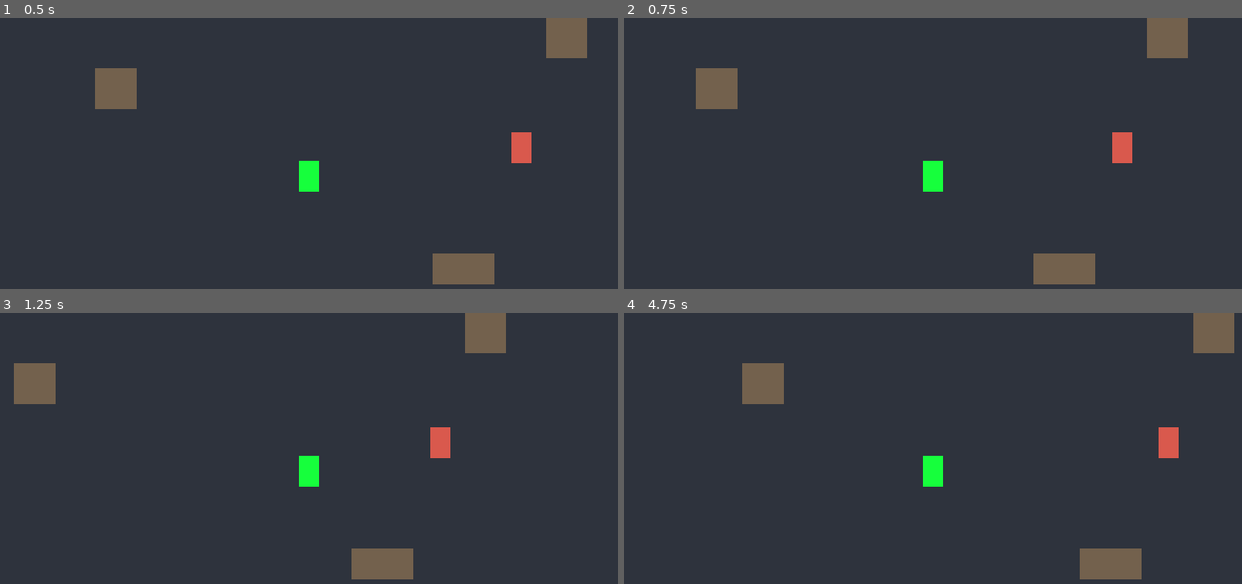
Above: before the commit, frames 1-4 (two rows, left to right).
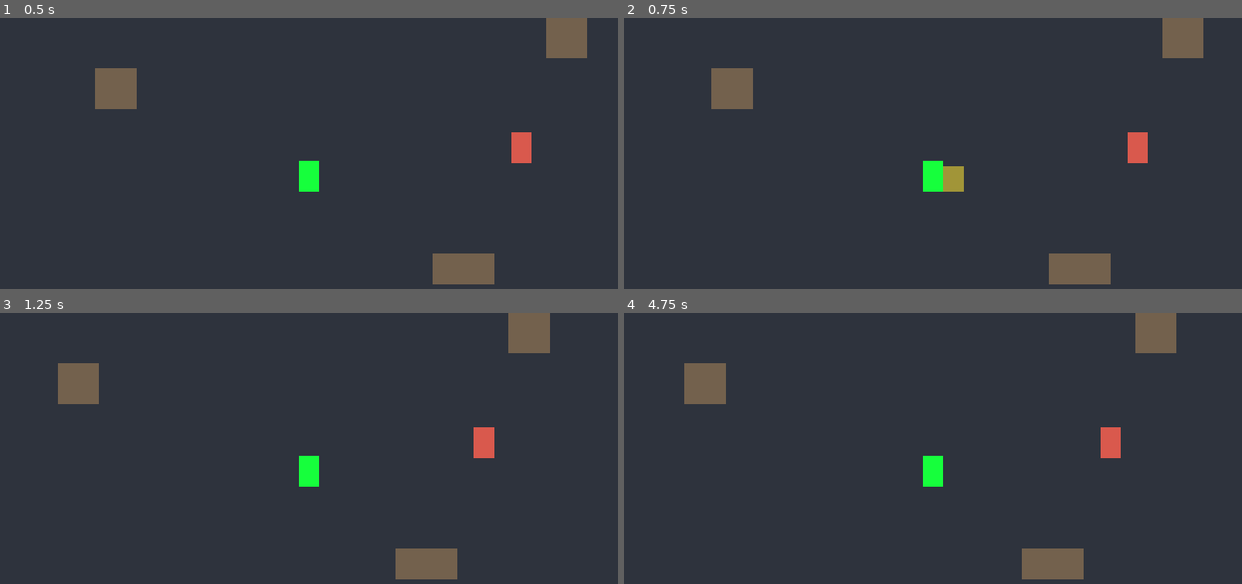
Above: after the commit, the same moments.

Repository: 7sda58/WEAPON_MASTERY_RPG
Game: Godot game, scene res://scenes/levels/test_arena.tscn
Two runs of this game, one before a commit and one after it. Both use one fixed random seed, a clock stepped at 60 frames per second and the inputs below.
Inputs (mouse positions are in pixels of both pictures, inside the frame that each line leads up to):
- Up to frame 1 (0.5 s): no input
- Up to frame 2 (0.75 s): tap Enter at 0.5 s; move the mouse to (1068, 175) at 0.52 s; hold D (move_right) from 0.53 s (still down); click (1068, 175) at 0.6 s
- Up to frame 3 (1.25 s): keep holding D (move_right)
- Up to frame 4 (4.75 s): move the mouse to (809, 505) at 1.27 s; release D (move_right) at 1.28 s; hold S (move_down) 1.28-2.03 s; click (809, 505) at 1.35 s; move the mouse to (994, 410) at 2.02 s; hold D (move_right) 2.03-2.78 s; click (994, 410) at 2.1 s; move the mouse to (902, 556) at 2.77 s; hold W (move_up) 2.78-3.53 s; click (902, 556) at 2.85 s; move the mouse to (1118, 537) at 3.52 s; hold A (move_left) from 3.53 s (still down); click (1118, 537) at 3.6 s; move the mouse to (747, 434) at 4.27 s; click (747, 434) at 4.35 s

Frame 1 is identical in both runs. In frame 2, 3.0% of the frame differs, in the area x 11-94%, y 0-99%; in frame 3, 6.4%; in frame 4, 6.9%, in the area x 9-99%, y 0-99%.

Commit message:
2.9-2.10: basic attack with frame data, hitbox and hurtbox

Diff:
--- a/scenes/characters/player.tscn
+++ b/scenes/characters/player.tscn
@@ -3,9 +3,13 @@
 [ext_resource type="Script" uid="uid://m56auomxbuqh" path="res://scripts/player/player.gd" id="1_rp718"]
 [ext_resource type="Script" uid="uid://c8w3mb7rf3rf2" path="res://scripts/systems/health_component.gd" id="2_76oj4"]
 [ext_resource type="Script" uid="uid://bxtt5yod824rp" path="res://scripts/systems/stamina_component.gd" id="3_dyp2m"]
+[ext_resource type="Script" uid="uid://jd5ntudx72d2" path="res://scripts/systems/hitbox.gd" id="4_hitbox"]
 
 [sub_resource type="RectangleShape2D" id="RectangleShape2D_5kudm"]
 size = Vector2(12, 8)
+
+[sub_resource type="RectangleShape2D" id="Shape_hitbox"]
+size = Vector2(16, 20)
 
 [node name="Player" type="CharacterBody2D" unique_id=1347297609]
 script = ExtResource("1_rp718")
@@ -14,6 +18,7 @@
 offset_left = -8.0
 offset_top = -24.0
 offset_right = 8.0
+mouse_filter = 2
 color = Color(0.08627451, 1, 0.23529412, 1)
 
 [node name="CollisionShape2D" type="CollisionShape2D" parent="." unique_id=1317525028]
@@ -27,3 +32,24 @@
 
 [node name="StaminaComponent" type="Node" parent="." unique_id=1427229094]
 script = ExtResource("3_dyp2m")
+
+[node name="Hitbox" type="Area2D" parent="."]
+position = Vector2(0, -10)
+collision_layer = 0
+collision_mask = 4
+monitoring = false
+monitorable = false
+script = ExtResource("4_hitbox")
+
+[node name="CollisionShape2D" type="CollisionShape2D" parent="Hitbox"]
+position = Vector2(16, 0)
+shape = SubResource("Shape_hitbox")
+
+[node name="Visual" type="ColorRect" parent="Hitbox"]
+visible = false
+offset_left = 8.0
+offset_top = -10.0
+offset_right = 24.0
+offset_bottom = 10.0
+mouse_filter = 2
+color = Color(1, 0.9, 0.2, 0.55)
--- a/scenes/enemies/dummy.tscn
+++ b/scenes/enemies/dummy.tscn
@@ -1,10 +1,14 @@
 [gd_scene format=3]
 
-[ext_resource type="Script" path="res://scripts/enemies/dummy.gd" id="1_dummy"]
-[ext_resource type="Script" path="res://scripts/systems/health_component.gd" id="2_health"]
+[ext_resource type="Script" uid="uid://dimhvbulrh1la" path="res://scripts/enemies/dummy.gd" id="1_dummy"]
+[ext_resource type="Script" uid="uid://c8w3mb7rf3rf2" path="res://scripts/systems/health_component.gd" id="2_health"]
+[ext_resource type="Script" uid="uid://jvt18sllvv6a" path="res://scripts/systems/hurtbox.gd" id="3_hurtbox"]
 
 [sub_resource type="RectangleShape2D" id="Shape_body"]
 size = Vector2(12, 8)
+
+[sub_resource type="RectangleShape2D" id="Shape_hurtbox"]
+size = Vector2(16, 24)
 
 [node name="Dummy" type="StaticBody2D"]
 script = ExtResource("1_dummy")
@@ -23,3 +27,14 @@
 [node name="HealthComponent" type="Node" parent="."]
 script = ExtResource("2_health")
 max_health = 50
+
+[node name="Hurtbox" type="Area2D" parent="." node_paths=PackedStringArray("health")]
+collision_layer = 4
+collision_mask = 0
+monitoring = false
+script = ExtResource("3_hurtbox")
+health = NodePath("../HealthComponent")
+
+[node name="CollisionShape2D" type="CollisionShape2D" parent="Hurtbox"]
+position = Vector2(0, -12)
+shape = SubResource("Shape_hurtbox")
--- /dev/null
+++ b/scenes/ui/debug_hud.tscn
@@ -0,0 +1,48 @@
+[gd_scene format=3 uid="uid://iy6fx8pkwjeq"]
+
+[ext_resource type="Script" uid="uid://bbpt4jdfgjtg" path="res://scripts/ui/debug_hud.gd" id="1_hud"]
+
+[node name="DebugHUD" type="CanvasLayer"]
+script = ExtResource("1_hud")
+
+[node name="HpBg" type="ColorRect" parent="."]
+offset_left = 6.0
+offset_top = 6.0
+offset_right = 86.0
+offset_bottom = 11.0
+mouse_filter = 2
+color = Color(0.15, 0.05, 0.05, 0.9)
+
+[node name="HpFill" type="ColorRect" parent="."]
+offset_left = 6.0
+offset_top = 6.0
+offset_right = 86.0
+offset_bottom = 11.0
+mouse_filter = 2
+color = Color(0.85, 0.2, 0.2, 1)
+
+[node name="StBg" type="ColorRect" parent="."]
+offset_left = 6.0
+offset_top = 13.0
+offset_right = 86.0
+offset_bottom = 17.0
+mouse_filter = 2
+color = Color(0.15, 0.13, 0.03, 0.9)
+
+[node name="StFill" type="ColorRect" parent="."]
+offset_left = 6.0
+offset_top = 13.0
+offset_right = 86.0
+offset_bottom = 17.0
+mouse_filter = 2
+color = Color(0.95, 0.85, 0.2, 1)
+
+[node name="Info" type="Label" parent="."]
+offset_left = 6.0
+offset_top = 18.0
+offset_right = 240.0
+offset_bottom = 32.0
+theme_override_colors/font_outline_color = Color(0, 0, 0, 1)
+theme_override_constants/outline_size = 3
+theme_override_font_sizes/font_size = 8
+text = "HP  ST"
--- a/scripts/enemies/dummy.gd
+++ b/scripts/enemies/dummy.gd
@@ -19,6 +19,7 @@
 
 func _on_damaged(amount: int) -> void:
 	print("Dummy โดน %d  เหลือ %d" % [amount, health.current_health])
+	DamageNumber.spawn(get_tree().current_scene, global_position, amount)
 	# กระพริบขาวสั้น ๆ ให้รู้ว่าโดน
 	body.color = Color.WHITE
 	await get_tree().create_timer(0.08).timeout
--- a/scripts/player/player.gd
+++ b/scripts/player/player.gd
@@ -1,58 +1,119 @@
 class_name Player
 extends CharacterBody2D
 ## ตัวละครผู้เล่น
-## Task 2.3 — Movement System: เดิน 8 ทิศ ความเร็วแนวทแยงเท่าแนวตรง
-## Task 2.7 / 2.8 — เชื่อม HealthComponent และ StaminaComponent
+## Task 2.3 — Movement: เดิน 8 ทิศ ความเร็วแนวทแยงเท่าแนวตรง
+## Task 2.7 / 2.8 — HealthComponent และ StaminaComponent
+## Task 2.9 — Basic Attack: นับเวลาเป็นเฟรม (60 เฟรม = 1 วินาที)
 
-## ความเร็วเดิน (พิกเซลต่อวินาที) — จอกว้าง 480 px เดินข้ามจอประมาณ 5 วินาที
+enum State { NORMAL, ATTACK, DEAD }
+
+## ความเร็วเดิน (พิกเซลต่อวินาที)
 @export var walk_speed: float = 90.0
 
-## ทิศที่ตัวละครหันอยู่ — ใช้ต่อในระบบโจมตีและ Animation
+@export_group("Basic Attack (หน่วย: เฟรม)")
+## ช่วงง้าง — ยังไม่โดน
+@export var attack_startup: int = 6
+## ช่วงที่ Hitbox เปิด — โดนได้
+@export var attack_active: int = 4
+## ช่วงฟื้นตัว — ขยับไม่ได้ เปิดช่องให้ถูกสวน
+@export var attack_recovery: int = 12
+@export var attack_damage: int = 10
+@export var attack_stamina_cost: float = 15.0
+
+var state: State = State.NORMAL
+## ทิศที่ตัวละครหันอยู่ — ใช้กำหนดทิศโจมตี
 var facing: Vector2 = Vector2.DOWN
+var _state_frame: int = 0
+var _base_color: Color
 
 @onready var health: HealthComponent = $HealthComponent
 @onready var stamina: StaminaComponent = $StaminaComponent
+@onready var hitbox: Hitbox = $Hitbox
+@onready var body: ColorRect = $ColorRect
 
 
 func _ready() -> void:
+	add_to_group("player")
+	_base_color = body.color
 	health.health_changed.connect(_on_health_changed)
+	health.damaged.connect(_on_damaged)
 	health.died.connect(_on_died)
-	stamina.stamina_changed.connect(_on_stamina_changed)
 
 
 func _physics_process(_delta: float) -> void:
-	if health.is_dead:
-		velocity = Vector2.ZERO
-		return
+	match state:
+		State.NORMAL:
+			_state_normal()
+		State.ATTACK:
+			_state_attack()
+		State.DEAD:
+			velocity = Vector2.ZERO
+	move_and_slide()
 
-	# รวมปุ่ม 4 ทิศเป็นเวกเตอร์เดียว — get_vector จำกัดความยาวไม่เกิน 1 ให้อัตโนมัติ
-	# ทำให้เดินแนวทแยงไม่เร็วกว่าแนวตรง
+
+# ---------------- NORMAL: ยืน / เดิน ----------------
+func _state_normal() -> void:
+	if Input.is_action_just_pressed("attack"):
+		if stamina.try_spend(attack_stamina_cost):
+			_start_attack()
+			return
+		print("Stamina ไม่พอสำหรับโจมตี")
+
+	# get_vector จำกัดความยาวไม่เกิน 1 — เดินแนวทแยงไม่เร็วกว่าแนวตรง
 	var input_dir: Vector2 = Input.get_vector("move_left", "move_right", "move_up", "move_down")
-
 	velocity = input_dir * walk_speed
-
-	# จำทิศล่าสุดไว้ แม้หยุดเดินแล้วก็ยังหันทางเดิม
 	if input_dir != Vector2.ZERO:
 		facing = input_dir.normalized()
 
-	# เคลื่อนที่และไถลไปตามกำแพงเมื่อชน (Task 2.5)
-	move_and_slide()
+
+# ---------------- ATTACK: Startup → Active → Recovery ----------------
+func _start_attack() -> void:
+	state = State.ATTACK
+	_state_frame = 0
+	velocity = Vector2.ZERO
+	hitbox.damage = attack_damage
+	hitbox.rotation = facing.angle()  # หมุน Hitbox ไปทางที่หันอยู่
 
 
+func _state_attack() -> void:
+	_state_frame += 1
+	velocity = Vector2.ZERO
+
+	var active_start: int = attack_startup + 1
+	var active_end: int = attack_startup + attack_active + 1
+	var total: int = attack_startup + attack_active + attack_recovery
+
+	if _state_frame < active_start:
+		body.color = _base_color.lerp(Color.YELLOW, 0.6)   # Startup: ตัวออกเหลือง
+	elif _state_frame == active_start:
+		body.color = _base_color
+		hitbox.activate()                                  # Active: เปิด Hitbox
+	elif _state_frame == active_end:
+		hitbox.deactivate()
+		body.color = _base_color.darkened(0.4)            # Recovery: ตัวออกเข้ม
+
+	if _state_frame >= total:
+		body.color = _base_color
+		state = State.NORMAL
+
+
+# ---------------- ตาย ----------------
 func _on_health_changed(current: int, maximum: int) -> void:
 	print("Player HP: %d / %d" % [current, maximum])
 
 
-func _on_stamina_changed(current: float, maximum: float) -> void:
-	print("Player Stamina: %d / %d" % [current, maximum])
+func _on_damaged(amount: int) -> void:
+	DamageNumber.spawn(get_tree().current_scene, global_position, amount, Color(1, 0.4, 0.4))
 
 
 func _on_died() -> void:
 	print("Player died")
-	$ColorRect.color = Color(0.4, 0.4, 0.4)  # ตัวเทาเมื่อตาย (ชั่วคราว จนกว่าจะมีระบบตายจริงในข้อ 23)
+	state = State.DEAD
+	hitbox.deactivate()
+	body.color = Color(0.4, 0.4, 0.4)  # ชั่วคราว จนกว่าจะมีระบบตายจริงในข้อ 23
 
 
-# ---------------- DEBUG (ลบออกเมื่อมีระบบโจมตีและ HUD) ----------------
+# ---------------- DEBUG (ลบออกเมื่อมีศัตรูตีกลับและ HUD) ----------------
 # F1 = โดนดาเมจ 15 | F2 = ใช้ Stamina 30 | F3 = ฟื้น HP เต็ม
 func _unhandled_input(event: InputEvent) -> void:
 	if event is InputEventKey and event.pressed and not event.echo:
@@ -64,4 +125,5 @@
 					print("Stamina ไม่พอ!")
 			KEY_F3:
 				health.reset()
-				$ColorRect.color = Color(0.086, 1, 0.235)
+				state = State.NORMAL
+				body.color = _base_color
--- /dev/null
+++ b/scripts/systems/hitbox.gd
@@ -0,0 +1,41 @@
+class_name Hitbox
+extends Area2D
+## พื้นที่โจมตี — เปิดเฉพาะช่วง Active ของท่าโจมตี
+## Task 2.10 — Hit Detection
+## ตีโดน Hurtbox ได้ครั้งเดียวต่อการเปิดหนึ่งครั้ง (ไม่โดนซ้ำหลายเฟรม)
+
+@export var damage: int = 10
+
+var _already_hit: Array[Area2D] = []
+
+
+func _ready() -> void:
+	monitoring = false
+	monitorable = false
+	area_entered.connect(_on_area_entered)
+	_set_visual(false)
+
+
+## เรียกตอนเริ่มเฟรม Active
+func activate() -> void:
+	_already_hit.clear()
+	monitoring = true
+	_set_visual(true)
+
+
+## เรียกตอนจบเฟรม Active หรือเมื่อท่าถูกขัด
+func deactivate() -> void:
+	set_deferred("monitoring", false)
+	_set_visual(false)
+
+
+func _on_area_entered(area: Area2D) -> void:
+	if area is Hurtbox and not _already_hit.has(area):
+		_already_hit.append(area)
+		area.receive_hit(self)
+
+
+## แสดงกรอบสีเหลือง (ชั่วคราว จนกว่าจะมี Animation จริง)
+func _set_visual(on: bool) -> void:
+	if has_node("Visual"):
+		$Visual.visible = on
--- /dev/null
+++ b/scripts/systems/hurtbox.gd
@@ -0,0 +1,20 @@
+class_name Hurtbox
+extends Area2D
+## พื้นที่รับการโจมตี — ส่งดาเมจต่อให้ HealthComponent
+## Task 2.10 — Hit Detection
+
+signal hit_received(hitbox: Hitbox)
+
+## ลาก HealthComponent ของตัวเองมาใส่ช่องนี้ใน Inspector
+@export var health: HealthComponent
+
+
+func _ready() -> void:
+	monitoring = false
+	monitorable = true
+
+
+func receive_hit(hitbox: Hitbox) -> void:
+	if health:
+		health.take_damage(hitbox.damage)
+	hit_received.emit(hitbox)
--- /dev/null
+++ b/scripts/ui/damage_number.gd
@@ -0,0 +1,26 @@
+class_name DamageNumber
+extends Label
+## ตัวเลขดาเมจลอยขึ้นแล้วจางหาย
+## เรียกใช้: DamageNumber.spawn(get_tree().current_scene, global_position, 10)
+
+
+static func spawn(world: Node, pos: Vector2, amount: int, color: Color = Color.WHITE) -> void:
+	var n := DamageNumber.new()
+	n.text = str(amount)
+	n.modulate = color
+	n.z_index = 100
+	n.add_theme_font_size_override("font_size", 10)
+	n.add_theme_color_override("font_outline_color", Color.BLACK)
+	n.add_theme_constant_override("outline_size", 3)
+	world.add_child(n)
+	# ตั้งเหนือหัวตัวละคร สุ่มเยื้องซ้ายขวาเล็กน้อยไม่ให้ตัวเลขซ้อนกัน
+	n.global_position = pos + Vector2(randf_range(-8.0, 2.0), -38.0)
+	n._play()
+
+
+func _play() -> void:
+	var t := create_tween().set_parallel(true)
+	t.tween_property(self, "position:y", position.y - 14.0, 0.6) \
+		.set_trans(Tween.TRANS_CUBIC).set_ease(Tween.EASE_OUT)
+	t.tween_property(self, "modulate:a", 0.0, 0.35).set_delay(0.3)
+	t.chain().tween_callback(queue_free)
--- /dev/null
+++ b/scripts/ui/debug_hud.gd
@@ -0,0 +1,25 @@
+extends CanvasLayer
+## HUD ชั่วคราวสำหรับทดสอบ — แสดง HP, Stamina และ State ของผู้เล่น
+## จะถูกแทนด้วย HUD จริงใน Task 6.2
+
+const BAR_WIDTH: float = 80.0
+
+@onready var hp_fill: ColorRect = $HpFill
+@onready var st_fill: ColorRect = $StFill
+@onready var info: Label = $Info
+
+
+func _process(_delta: float) -> void:
+	var p := get_tree().get_first_node_in_group("player") as Player
+	if p == null:
+		return
+	var hp_ratio: float = float(p.health.current_health) / p.health.max_health
+	var st_ratio: float = p.stamina.current_stamina / p.stamina.max_stamina
+	hp_fill.size.x = BAR_WIDTH * hp_ratio
+	st_fill.size.x = BAR_WIDTH * st_ratio
+	# Stamina ไม่พอโจมตี → แถบเป็นสีส้ม
+	st_fill.color = Color(0.95, 0.85, 0.2) if p.stamina.has_enough(p.attack_stamina_cost) else Color(1, 0.45, 0.1)
+	info.text = "HP %d/%d  ST %d/%d  %s" % [
+		p.health.current_health, p.health.max_health,
+		int(p.stamina.current_stamina), int(p.stamina.max_stamina),
+		Player.State.keys()[p.state]]
Not shown, added: scripts/systems/hitbox.gd.uid
Not shown, added: scripts/systems/hurtbox.gd.uid
Not shown, added: scripts/ui/damage_number.gd.uid
Not shown, added: scripts/ui/debug_hud.gd.uid
